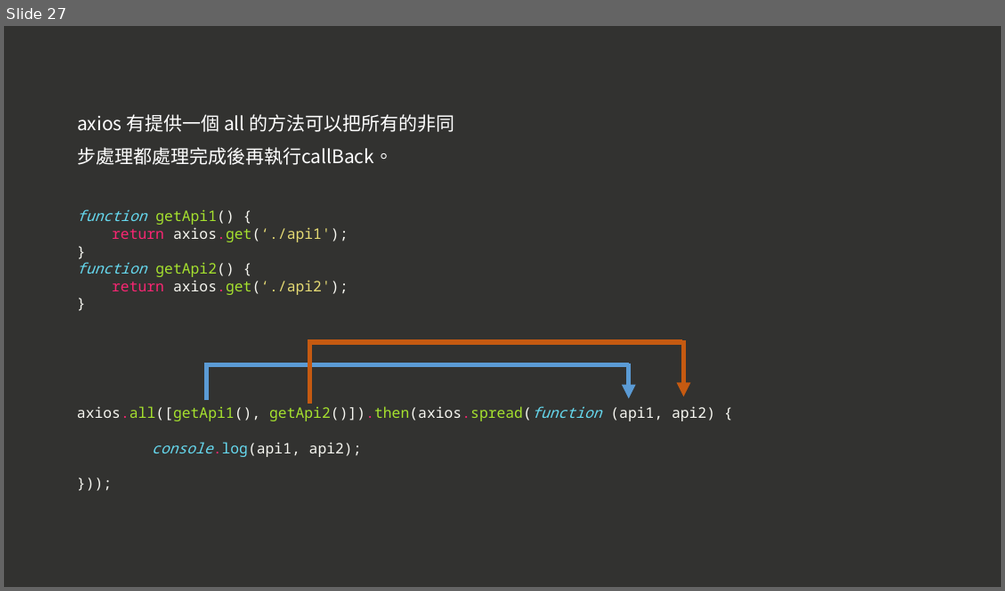
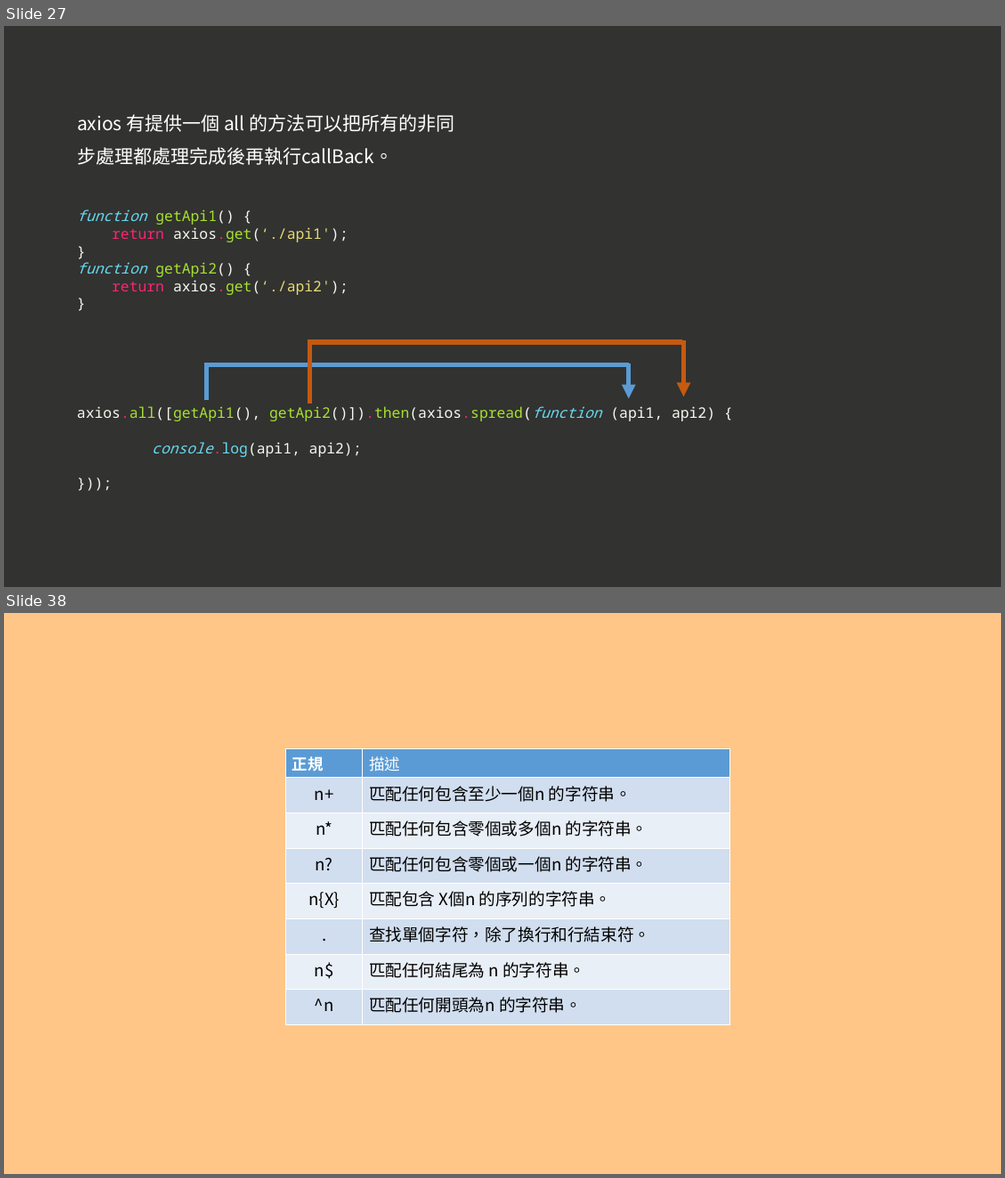
Before and after one commit to a23246542/JS_course_Intermediate_example, a slide deck: 現代 JavaScript 職人之路｜ 中階篇.pptx. Shown one above the other, each under a label of ours: slide 27 before the commit, slides 27 and 38 after it; the slides between them are not shown. The pictures are 1005x591 and 1005x1178 pixels, drawn with LibreOffice and Linux fonts; fonts in the diff are those of the drawing. Boxes give left, top, right and bottom in pixels: in the first picture for what was removed or moved away, otherwise in the second. Text is boxed around its words. In the diff, an @@ line names an element or a change of style, - is before the commit and + after.

```diff
--- a/現代 JavaScript 職人之路｜ 中階篇.pptx
+++ b/現代 JavaScript 職人之路｜ 中階篇.pptx
@@ slide 38 added at (4, 613, 1001, 1174), background #FFC687 @@
@@ table added at (286, 748, 731, 1022), 8 rows, 2 columns @@
+正規 | 描述
+n+ | 匹配任何包含至少一個n 的字符串。
+n* | 匹配任何包含零個或多個n 的字符串。
+n? | 匹配任何包含零個或一個n 的字符串。
+n{X} | 匹配包含 X個n 的序列的字符串。
+. | 查找單個字符，除了換行和行結束符。
+n$ | 匹配任何結尾為 n 的字符串。
+^n | 匹配任何開頭為n 的字符串。
```
Also in this commit, not shown: 14 other slides added, 2 slides removed, 2 other files.
